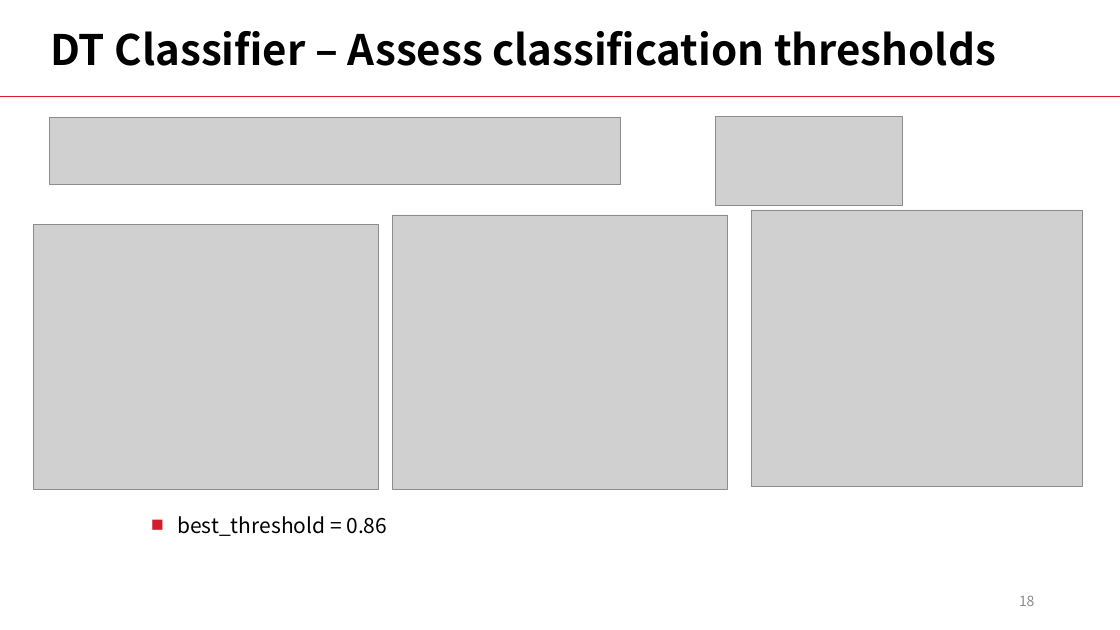
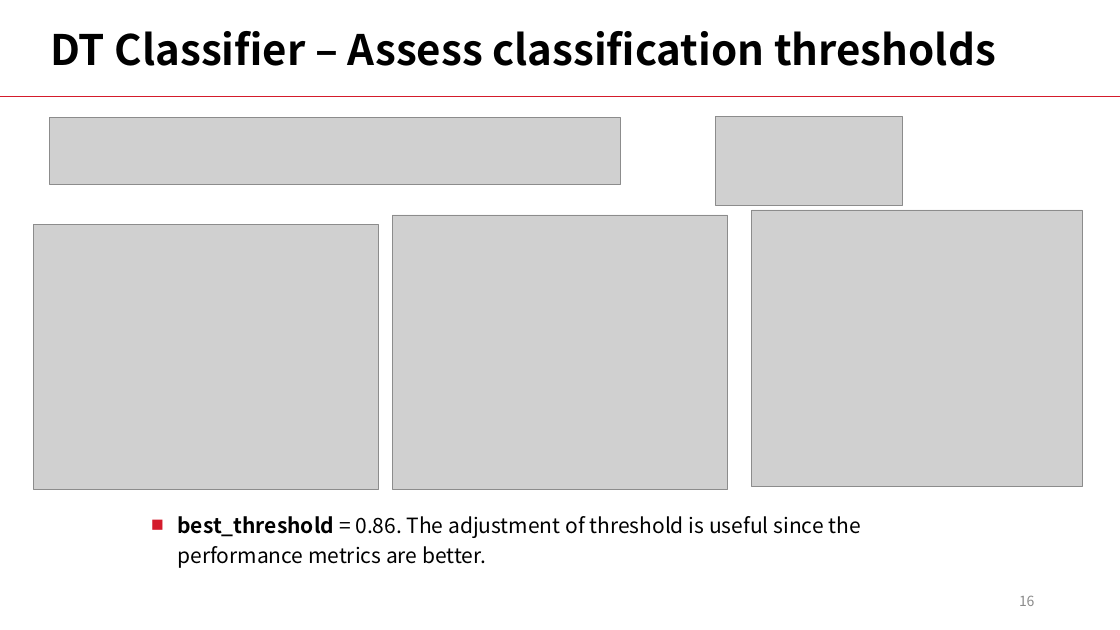
Before and after one commit to LiyangSong/Advertisement-CTR-Prediction, a slide deck: slide 16 of submissions/phase3/stepvi.pptx (slide 18 before the commit). Drawn at 1120x630 pixels with LibreOffice and Linux fonts; fonts in the diff are those of the drawing; grey boxes stand for pictures. Boxes give left, top, right and bottom in pixels: in the first picture for what was removed or moved away, otherwise in the second. Text is boxed around its words. In the diff, an @@ line names an element or a change of style, - is before the commit and + after.

```diff
--- a/submissions/phase3/stepvi.pptx
+++ b/submissions/phase3/stepvi.pptx
@@ text at [177, 516, 860, 568]: text changed @@
-■ best_threshold = 0.86
+■ best_threshold = 0.86. The adjustment of threshold is useful since the performance metrics are better.
```
Also in this commit, not shown: 17 other slides changed, 4 slides removed.
